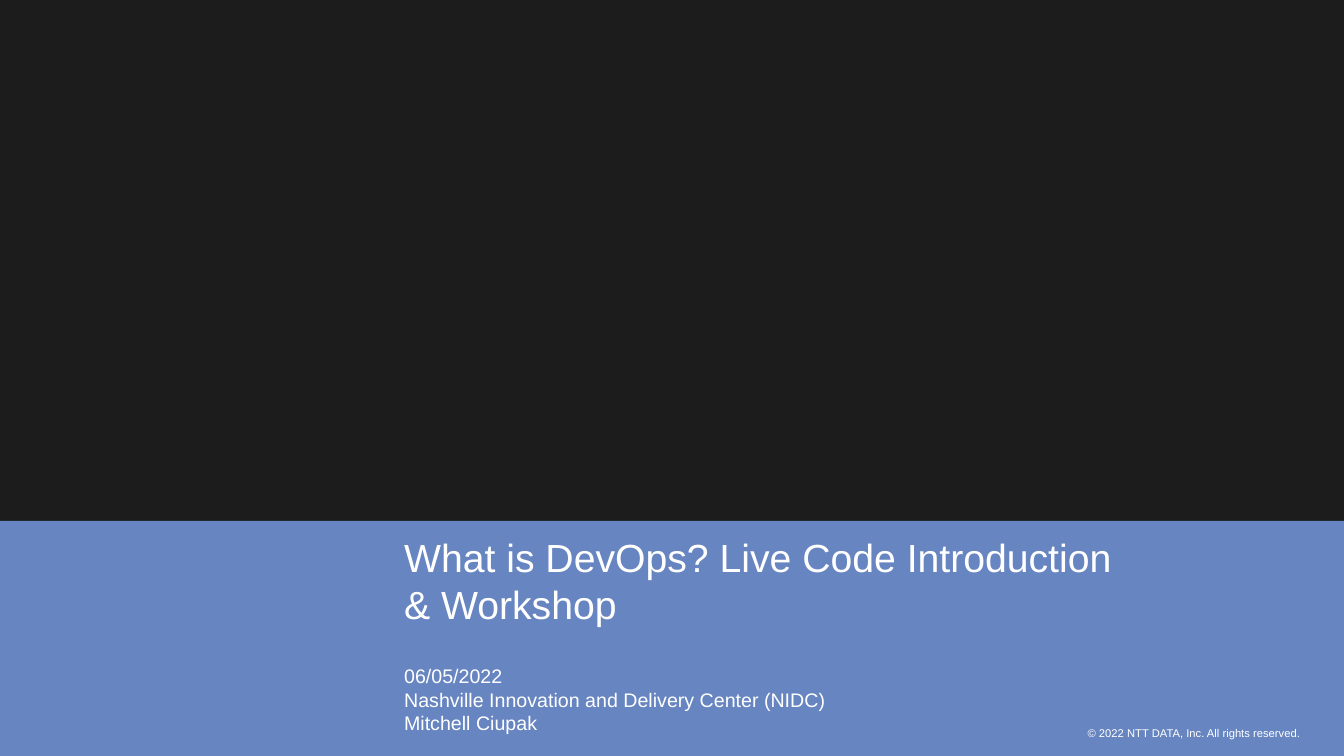
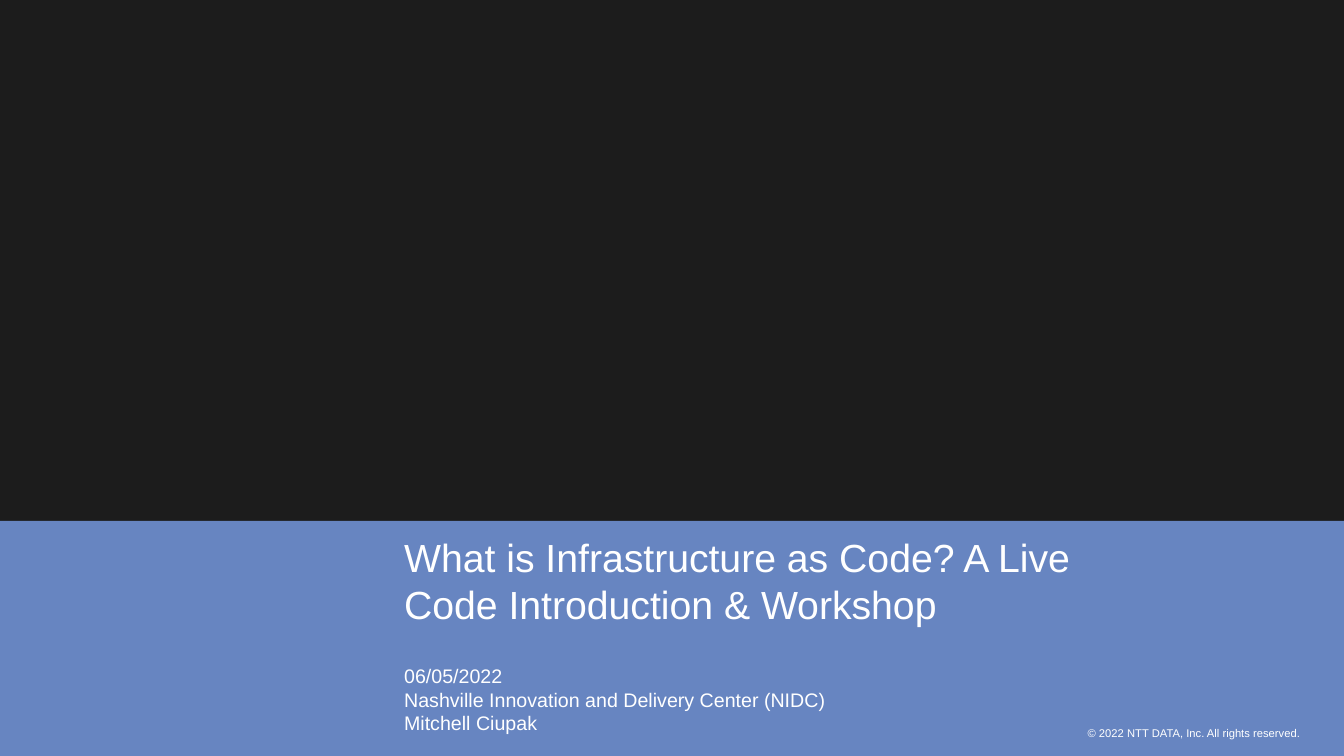
Before and after one commit to mitchellciupak/spotify-playlist-with-terraform-brownbag, a slide deck: slide 1 of devops_brownbag.pptx. Drawn at 1344x756 pixels with LibreOffice and Linux fonts; fonts in the diff are those of the drawing; background and template pictures are left out. Boxes give left, top, right and bottom in pixels: in the first picture for what was removed or moved away, otherwise in the second. Text is boxed around its words. In the diff, an @@ line names an element or a change of style, - is before the commit and + after.

```diff
--- a/devops_brownbag.pptx
+++ b/devops_brownbag.pptx
@@ title at [404,543,1070,627]: text changed @@
-What is DevOps? Live Code Introduction & Workshop
+What is Infrastructure as Code? A Live Code Introduction & Workshop
```
Also in this commit, not shown: 2 other files.
